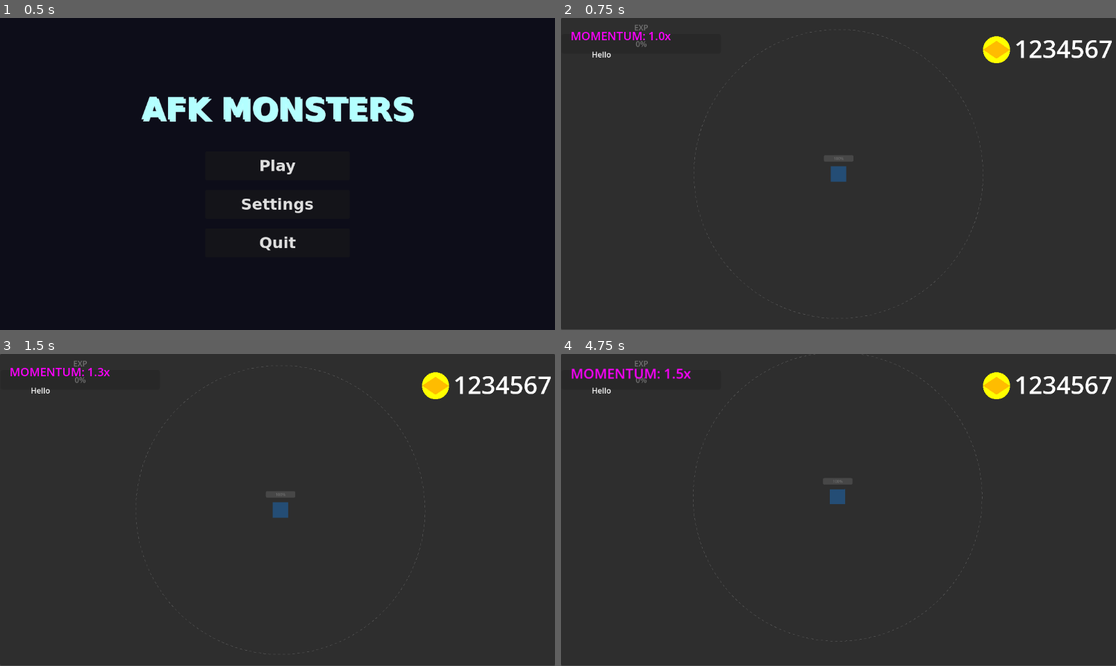
Above: before the commit, frames 1-4 (two rows, left to right).
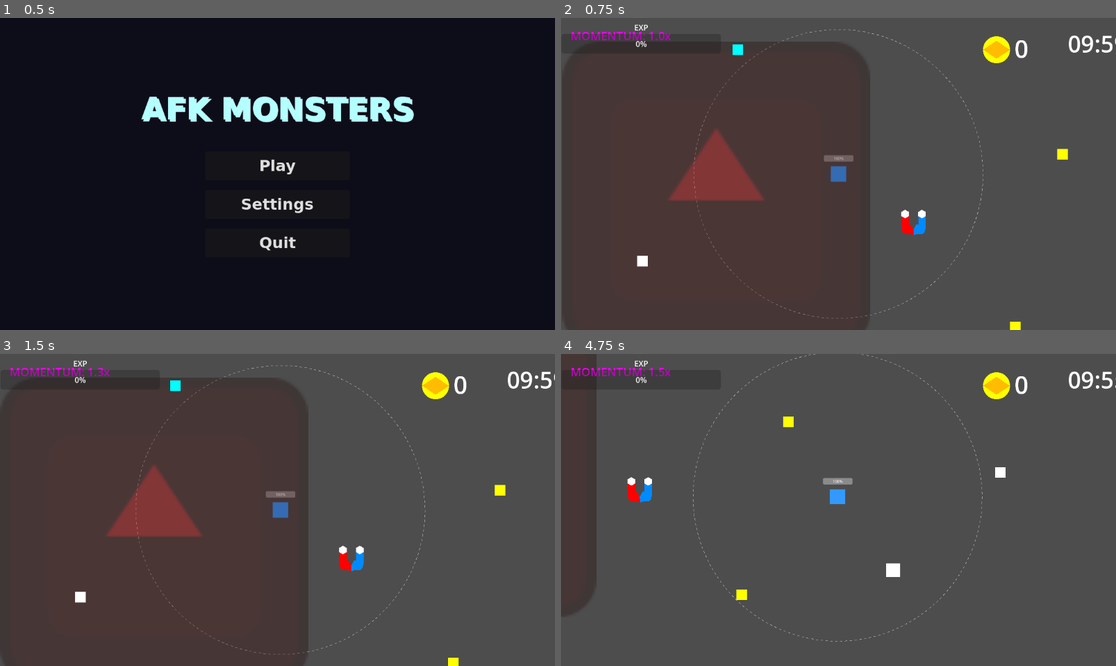
Above: after the commit, the same moments.

Repository: MusTea200/AFKMonsters
Game: Godot game, scene res://MainMenu.tscn
Two runs of this game, one before a commit and one after it. Both use one fixed random seed, a clock stepped at 60 frames per second and the inputs below. The engine's default icon, where the game draws it, is replaced by a stand-in: a white triangle on a blue panel in a dark square.
Inputs (mouse positions are in pixels of both pictures, inside the frame that each line leads up to):
- Up to frame 1 (0.5 s): no input
- Up to frame 2 (0.75 s): click "Play" at 0.5 s
- Up to frame 3 (1.5 s): tap Enter at 1.25 s; move the mouse to (399, 494) at 1.27 s; hold Right (ui_right) from 1.28 s (still down); tap E at 1.35 s; click (399, 494) at 1.42 s
- Up to frame 4 (4.75 s): tap Space at 1.52, 1.82, 2.27, 2.57, 3.77, 4.07, 4.52 s; move the mouse to (727, 525) at 2.02 s; release Right (ui_right) at 2.03 s; hold Down (ui_down) 2.03-2.78 s; tap E every 0.75 s from 2.1 to 4.35 s; click (727, 525) at 2.17 s; move the mouse to (894, 441) at 2.77 s; hold Right (ui_right) 2.78-3.53 s; click (894, 441) at 2.92 s; move the mouse to (810, 572) at 3.52 s; hold Up (ui_up) 3.53-4.28 s; click (810, 572) at 3.67 s; move the mouse to (1005, 556) at 4.27 s; hold Left (ui_left) from 4.28 s (still down); click (1005, 556) at 4.42 s

Frame 1 is identical in both runs. In frame 2, 73% of the frame differs, in the area x 0-100%, y 0-100%; in frame 3, 73%; in frame 4, 93%.
Error before the commit: Parse Error: Identifier "enemy_instance" not declared in the current scope. (res://Arena.gd:155)

Commit message:
fix: Integrate Momentum UI and SpeedLines into Arena.tscn
- Relocated `MomentumLabel` and `SpeedLines` (ShaderMaterial ColorRect) from dynamic script instantiation into native nodes within `Arena.tscn`'s `CanvasLayer` to allow visual editing in the Godot Editor.
- Removed redundant dynamic spawning code (`Label.new()`, `ColorRect.new()`) from `Player.gd`.
- Reprogrammed `CombatComponent.gd` to find and manipulate the scene-native UI elements, removing the old floating text logic and applying Tween scaling effects properly to the static label.
- Fixed a bug where the `_buy_time` function wasn't accessible in the `SpeedMerchant` shop by adding the missing UI card.

Co-authored-by: MusTea200 <172600404+MusTea200@users.noreply.github.com>

Diff:
--- a/godot_project/Arena.gd
+++ b/godot_project/Arena.gd
@@ -149,12 +149,13 @@
 		var final_pos = spawn_pos + Vector2(cos(angle), sin(angle)) * randf_range(0, 200)
 		var enemy_instance = enemy_scene.instantiate()
 		enemy_instance.global_position = final_pos
+		enemy_instance.max_health *= difficulty_multiplier
 		if is_horde_mode:
 			enemy_instance.move_speed = 150.0 * 1.2
-		enemy_instance.max_health *= difficulty_multiplier
-	enemy_instance.move_speed *= (1.0 + (difficulty_multiplier - 1.0) * 0.5)
-	enemy_instance.damage_amount *= difficulty_multiplier
-	add_child(enemy_instance)
+		else:
+			enemy_instance.move_speed *= (1.0 + (difficulty_multiplier - 1.0) * 0.5)
+			enemy_instance.damage_amount *= difficulty_multiplier
+		add_child(enemy_instance)
 
 func _cull_distant_objects() -> void:
 	var player_pos = player_node.global_position
--- a/godot_project/Arena.tscn
+++ b/godot_project/Arena.tscn
@@ -2,6 +2,15 @@
 
 [ext_resource type="Script" uid="uid://dbwwkhi2388iv" path="res://Arena.gd" id="1_arena"]
 [ext_resource type="PackedScene" uid="uid://cx6g0q6j7l2vj" path="res://Player.tscn" id="2_u45fm"]
+
+[ext_resource type="Shader" uid="uid://cxspeedlines123" path="res://SpeedLines.gdshader" id="3_spdlines"]
+
+[sub_resource type="ShaderMaterial" id="ShaderMaterial_spd"]
+shader = ExtResource("3_spdlines")
+shader_parameter/line_color = Color(1, 1, 1, 0.5)
+shader_parameter/speed_multiplier = 0.0
+shader_parameter/line_density = 50.0
+shader_parameter/line_length = 0.5
 
 [sub_resource type="SphereMesh" id="SphereMesh_u45fm"]
 
@@ -21,6 +30,24 @@
 position_smoothing_enabled = true
 
 [node name="CanvasLayer" type="CanvasLayer" parent="."]
+[node name="SpeedLines" type="ColorRect" parent="CanvasLayer"]
+material = SubResource("ShaderMaterial_spd")
+anchors_preset = 15
+anchor_right = 1.0
+anchor_bottom = 1.0
+grow_horizontal = 2
+grow_vertical = 2
+mouse_filter = 2
+
+[node name="MomentumLabel" type="Label" parent="CanvasLayer"]
+offset_left = 20.0
+offset_top = 20.0
+offset_right = 236.0
+offset_bottom = 54.0
+theme_override_colors/font_color = Color(1, 0, 1, 1)
+theme_override_font_sizes/font_size = 24
+text = "MOMENTUM: 1.0x"
+
 
 [node name="ExpBar" type="ProgressBar" parent="CanvasLayer"]
 offset_left = 1.0
--- a/godot_project/CombatComponent.gd
+++ b/godot_project/CombatComponent.gd
@@ -75,10 +75,7 @@
 
 	if is_instance_valid(player.momentum_label):
 		player.momentum_label.text = "MOMENTUM: " + str(snapped(momentum_mult, 0.1)) + "x"
-		if momentum_mult > 1.5:
-			var tw = create_tween()
-			tw.tween_property(player.momentum_label, "scale", Vector2(1.2, 1.2), 0.1)
-			tw.tween_property(player.momentum_label, "scale", Vector2(1.0, 1.0), 0.1)
+
 
 	if is_instance_valid(player.speed_lines):
 		var mat = player.speed_lines.material as ShaderMaterial
@@ -136,33 +133,25 @@
 	var closest_dist = INF
 	var scene_root = get_tree().current_scene
 
-	# Sahnedeki tüm düğümleri tara
 	for child in scene_root.get_children():
-		# DİKKAT: İsim ("Enemy") kontrolünü kaldırdık.
-		# Sadece "_take_damage" metodu olan her şeyi düşman kabul ediyoruz!
-		if child is Node2D and child.has_method("_take_damage"):
-
-			# YENİ ZIRH: Düşman zaten öldüyse (canı 0 veya altındaysa) görmezden gel
-			var child_health = child.get("current_health")
-			if child_health != null and child_health <= 0:
-				continue # Bu düşmanla işimiz bitti, döngüdeki sonrakine geç!
-
+		if child is Node2D and child.has_method("take_damage") and "Enemy" in child.name:
 			var dist = player.global_position.distance_to(child.global_position)
-			if dist < 1500.0: # Menzil sınırı
+			if dist < 1500.0: # Range limit
 				if dist < closest_dist:
 					closest_dist = dist
 					closest_enemy = child
 
-	# Eğer geçerli ve hayatta olan bir düşman bulduysak ateş et
 	if closest_enemy:
 		var base_dir = player.global_position.direction_to(closest_enemy.global_position)
 		var spread_angle = 0.0 if player.is_jammed else deg_to_rad(15.0)
 
-		# Momentum Multiplier
 		var speed_ratio = player.linear_velocity.length() / player.max_speed
-		var momentum_mult = 1.0 + (speed_ratio * 2.0) # Up to 3x damage
+		var momentum_mult = 1.0 + (speed_ratio * 2.0)
 
-
+		if is_instance_valid(player.momentum_label):
+			var tw = create_tween()
+			tw.tween_property(player.momentum_label, "scale", Vector2(1.3, 1.3), 0.1)
+			tw.tween_property(player.momentum_label, "scale", Vector2(1.0, 1.0), 0.1)
 
 		var start_angle = -spread_angle * (mermi_sayisi - 1) / 2.0
 		for i in range(mermi_sayisi):
--- a/godot_project/Player.gd
+++ b/godot_project/Player.gd
@@ -55,22 +55,8 @@
 
 	var canvas = get_tree().current_scene.find_child("CanvasLayer", true, false)
 	if canvas:
-		momentum_label = Label.new()
-		momentum_label.add_theme_font_size_override("font_size", 24)
-		momentum_label.add_theme_color_override("font_color", Color(1.0, 0.0, 1.0)) # Magenta
-		momentum_label.position = Vector2(20, 20)
-		momentum_label.text = "MOMENTUM: 1.0x"
-		canvas.add_child(momentum_label)
-
-		speed_lines = ColorRect.new()
-		speed_lines.set_anchors_and_offsets_preset(Control.PRESET_FULL_RECT)
-		speed_lines.mouse_filter = Control.MOUSE_FILTER_IGNORE
-		var mat = ShaderMaterial.new()
-		mat.shader = load("res://SpeedLines.gdshader")
-		speed_lines.material = mat
-		canvas.add_child(speed_lines)
-		# Move speed lines to background of UI
-		canvas.move_child(speed_lines, 0)
+		momentum_label = canvas.find_child("MomentumLabel", true, false) as Label
+		speed_lines = canvas.find_child("SpeedLines", true, false) as ColorRect
 
 	health_bar = get_tree().current_scene.find_child("PlayerHealthBar", true, false) as ProgressBar
 	if is_instance_valid(health_bar):
Not shown, added: godot_project/Redzone.gd.uid
Not shown, added: godot_project/SpeedLines.gdshader.uid
Not shown, added: godot_project/SpeedMerchant.gd.uid
